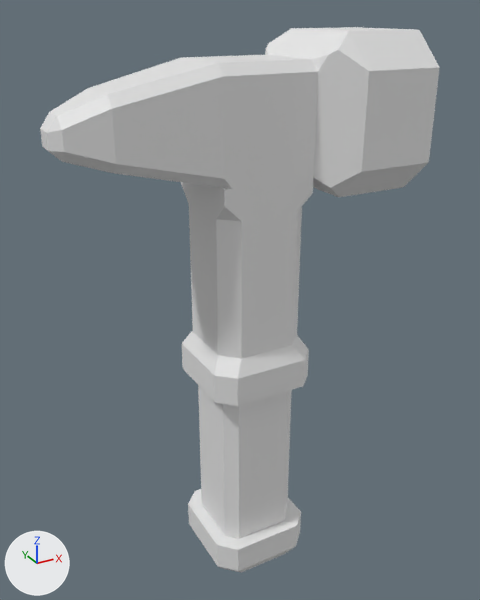
The Blender file Assets/Models/Pickaxe.blend, before and after one commit.
One viewpoint serves both versions: a 50 mm camera at (-1.99, -3.55, 2.93) aimed at (0.0, 0.06, 1.13). Lighting does not change. The marker at lower left points along +X, +Y and +Z. The same objects are shown in both versions, whatever each file hides.

In view in the first picture: 'PickaxeHandle', 'PickaxeHead'.
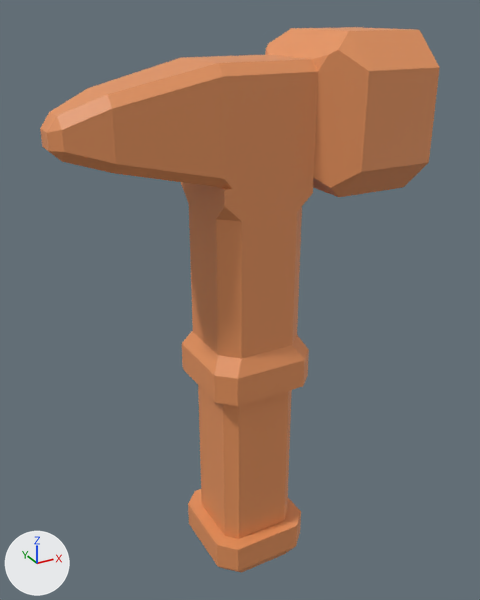
Changed parts and their boxes [x1, y1, x2, y2] in the pictures (480 x 600 px):
'PickaxeHead', recoloured
    both: [40, 27, 440, 197]
'PickaxeHandle', recoloured
    both: [181, 178, 313, 573]

The change, as a diff of the scene's bpy script:
```diff
--- a/Assets/Models/Pickaxe.blend.py
+++ b/Assets/Models/Pickaxe.blend.py
@@ mat_material @@
 mat_material = principled_material('Material')
-mat_material.base_color = (0.8, 0.8, 0.8)  # white #e7e7e7
+mat_material.base_color = (0.8, 0.297, 0.111)  # orange #e7945e
```
